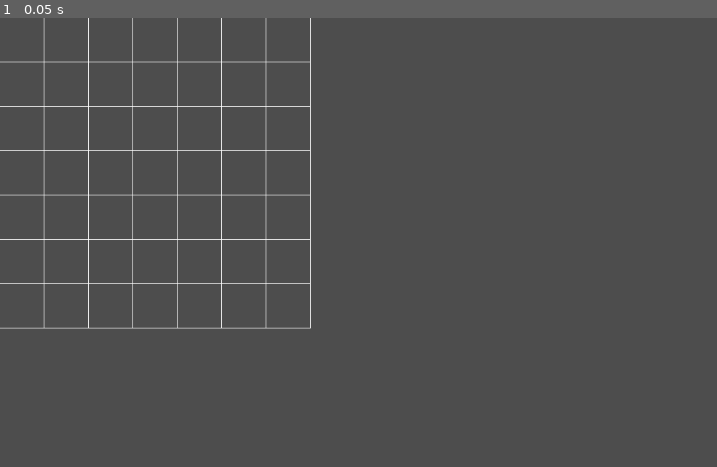
Above: before the commit, frame 1.
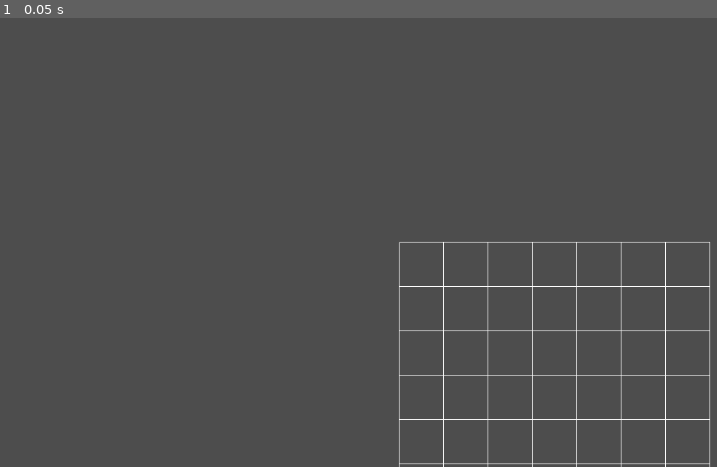
Above: after the commit, the same moment.

Repository: CloneDeath/TCGGame
Game: Godot game, scene res://Main.tscn
Two runs of this game, one before a commit and one after it. Both use one fixed random seed, a clock stepped at 60 frames per second and the inputs below.
Inputs:
- Up to frame 1 (0.05 s): no input

The runs differ from the first frame. In frame 1, 3.0% of the frame differs, in the area x 0-100%, y 0-100%.

Commit message:
Add camera drag with right-click

Diff:
--- a/Scenes/Battlefield.tscn
+++ b/Scenes/Battlefield.tscn
@@ -1,6 +1,11 @@
 [gd_scene load_steps=0 format=3]
 
 [ext_resource type="Script" uid="uid://bgtu0dxjkplu" path="res://Scenes/Battlefield.gd" id="1"]
+[ext_resource type="Script" path="res://Scenes/CameraDrag.gd" id="2"]
 
 [node name="Battlefield" type="Node2D"]
 script = ExtResource(1)
+
+[node name="Camera2D" type="Camera2D" parent="."]
+script = ExtResource(2)
+current = true
--- /dev/null
+++ b/Scenes/CameraDrag.gd
@@ -0,0 +1,12 @@
+extends Camera2D
+
+var dragging := false
+
+func _input(event: InputEvent) -> void:
+    if event is InputEventMouseButton and event.button_index == MOUSE_BUTTON_RIGHT:
+        if event.pressed:
+            dragging = true
+        else:
+            dragging = false
+    elif event is InputEventMouseMotion and dragging:
+        position -= event.relative
